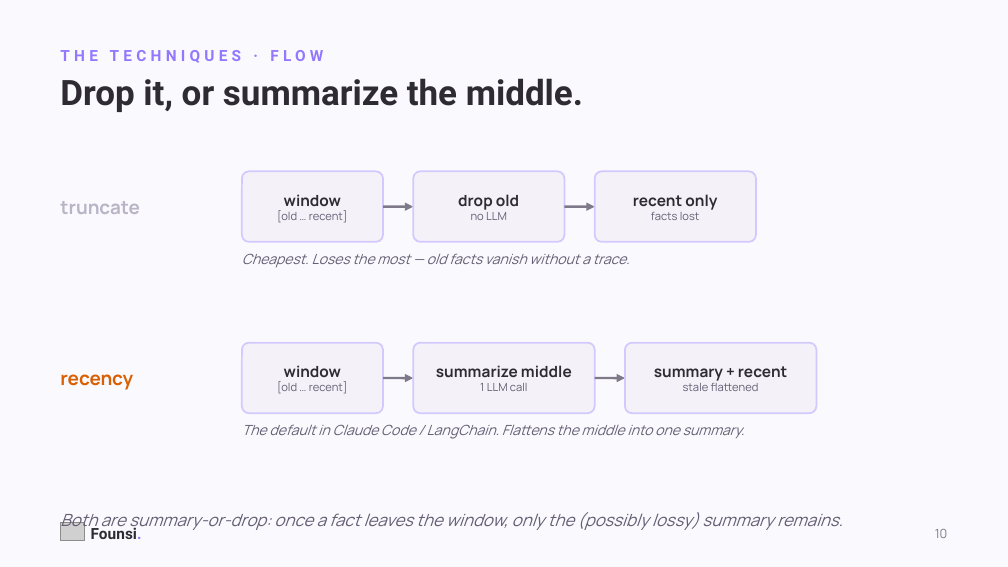
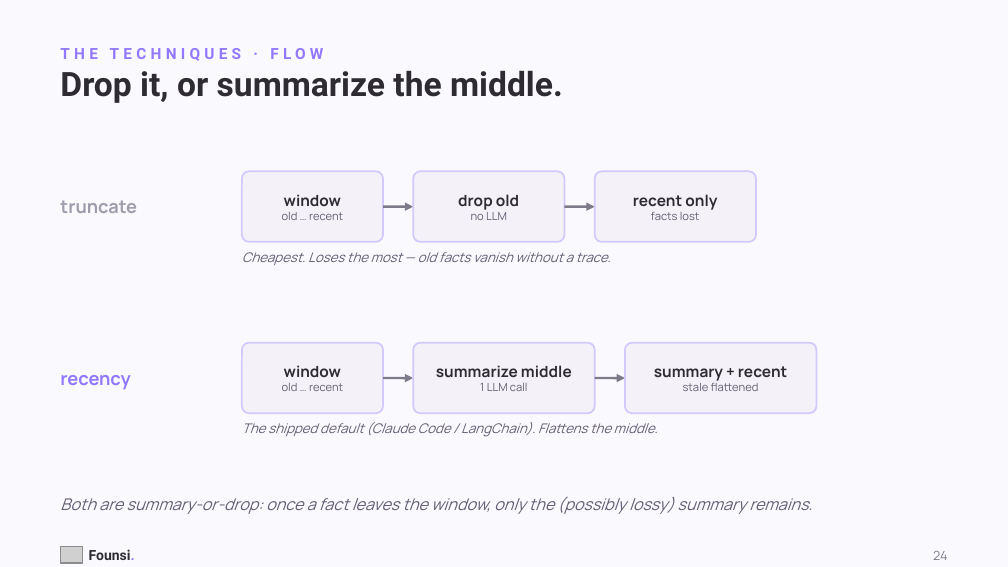
Before and after one commit to kanishkpatel1995/agent-harness, a slide deck: slide 24 of presentation/founsi-context-engineering.pptx (slide 10 before the commit). Drawn at 1008x567 pixels with LibreOffice and Linux fonts; fonts in the diff are those of the drawing; grey boxes stand for pictures. Boxes give left, top, right and bottom in pixels: in the first picture for what was removed or moved away, otherwise in the second. Text is boxed around its words. In the diff, an @@ line names an element or a change of style, - is before the commit and + after.

```diff
--- a/presentation/founsi-context-engineering.pptx
+++ b/presentation/founsi-context-engineering.pptx
@@ text "Drop it, or summarize the ..." at [60, 70, 563, 103]: size 25 to 24 pt; line spacing 1 to 25pt @@
@@ text "truncate" at [60, 200, 137, 213]: size 13.5 to 13 pt, text colour #B9B4C6 to #A09DAC @@
@@ text in rounded rectangle at [282, 212, 343, 220]: text changed @@
-[old … recent]
+old … recent
@@ text "Cheapest. Loses the most — ..." at [242, 252, 611, 265]: size 10 to 9.5 pt @@
@@ text "recency" at [60, 375, 130, 390]: size 13.5 to 13 pt, text colour #D95F02 to #9378FF @@
@@ text in rounded rectangle at [282, 383, 343, 391]: text changed @@
-[old … recent]
+old … recent
@@ text at [242, 422, 658, 437]: text changed; size 10 to 9.5 pt @@
-The default in Claude Code / LangChain. Flattens the middle into one summary.
+The shipped default (Claude Code / LangChain). Flattens the middle.
@@ text "Both are summary-or-drop: once a ...": place and size @@
-text "Both are summary-or-drop: once a ..." at [60, 512, 843, 532]
+text "Both are summary-or-drop: once a ..." at [60, 497, 812, 514]
@@ text "Both are summary-or-drop: once a ..." at [60, 497, 812, 514]: size 12 to 11.5 pt @@
@@ picture removed at [60, 522, 85, 540] @@
@@ picture added at [60, 546, 83, 563] @@
@@ text "Founsi.": place and size @@
-text "Founsi." at [91, 525, 142, 539]
+text "Founsi." at [89, 549, 135, 560]
@@ text "Founsi." at [89, 549, 135, 560]: size 11 to 10 pt @@
@@ text at [933, 551, 947, 560]: text changed @@
-10
+24
```
Also in this commit, not shown: 21 other slides changed, 16 slides added, 19 slides removed, 9 other files.
